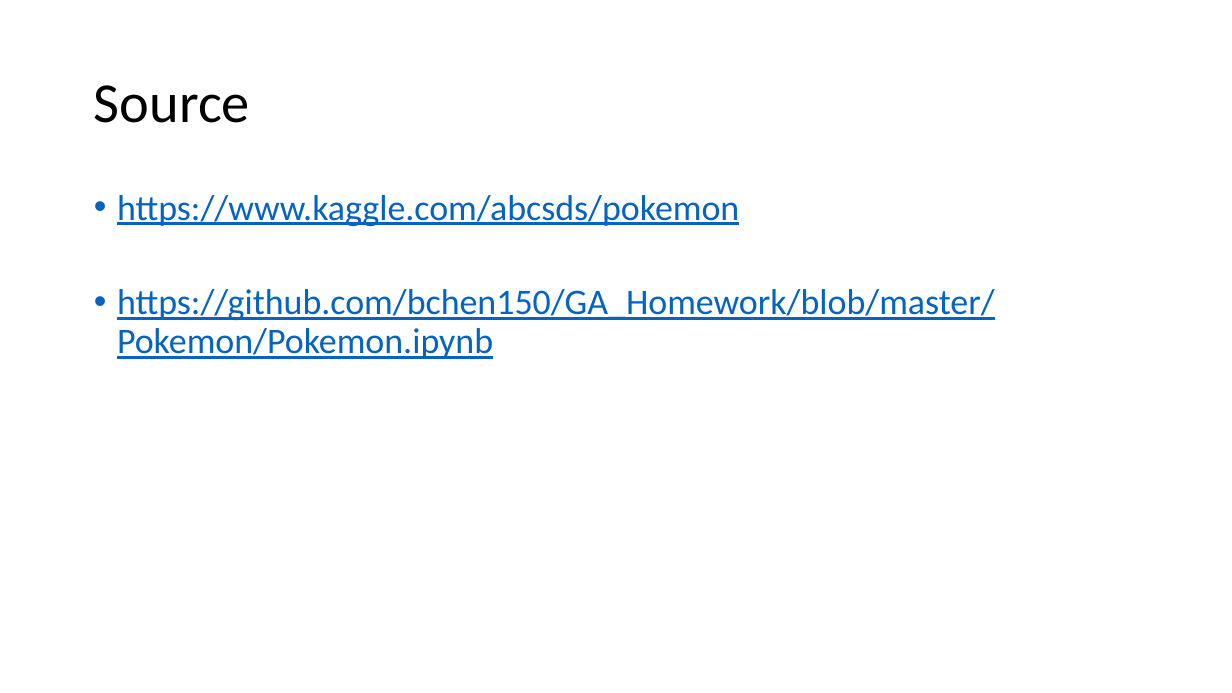
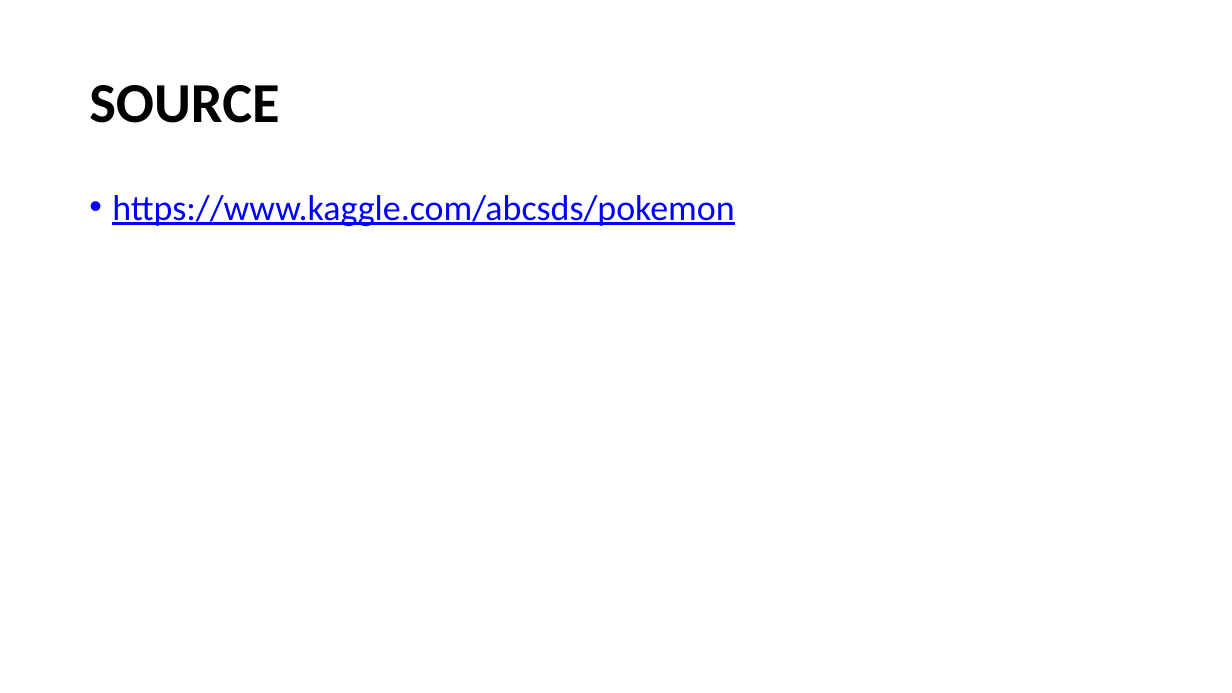
Before and after one commit to bchen150/GA_Homework, a slide deck: slide 12 of Pokemon/Classifying_Pokemon_final_project.pptx. Drawn at 1232x693 pixels with LibreOffice and Linux fonts; fonts in the diff are those of the drawing; background and template pictures are left out. Boxes give left, top, right and bottom in pixels: in the first picture for what was removed or moved away, otherwise in the second. Text is boxed around its words. In the diff, an @@ line names an element or a change of style, - is before the commit and + after.

Commit message:
updated

```diff
--- a/Pokemon/Classifying_Pokemon_final_project.pptx
+++ b/Pokemon/Classifying_Pokemon_final_project.pptx
@@ title at (89, 85, 279, 123): text changed; bold on @@
-Source
+SOURCE
@@ text "https://www.kaggle.com/abcsds/pokemon" at (112, 195, 734, 226): text colour #0563C1 to #0000FF @@
@@ text at (117, 289, 995, 359): paragraph removed @@
-• https://github.com/bchen150/GA_Homework/blob/master/Pokemon/Pokemon.ipynb
```
Also in this commit, not shown: 10 other slides changed.
